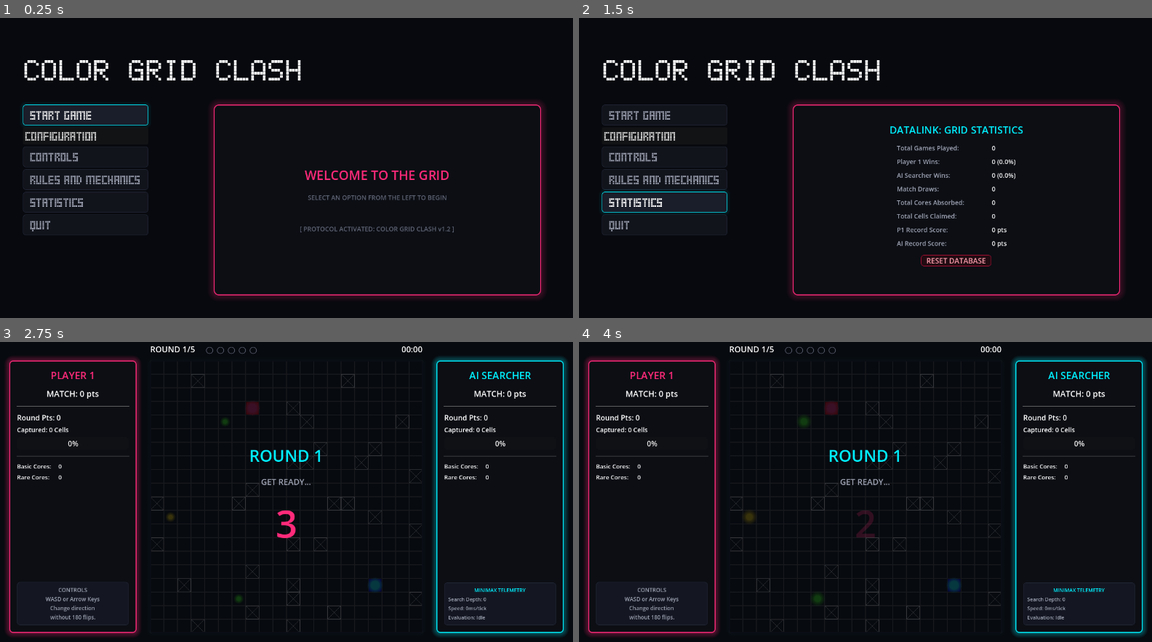
Above: before the commit, frames 1-4 (two rows, left to right).
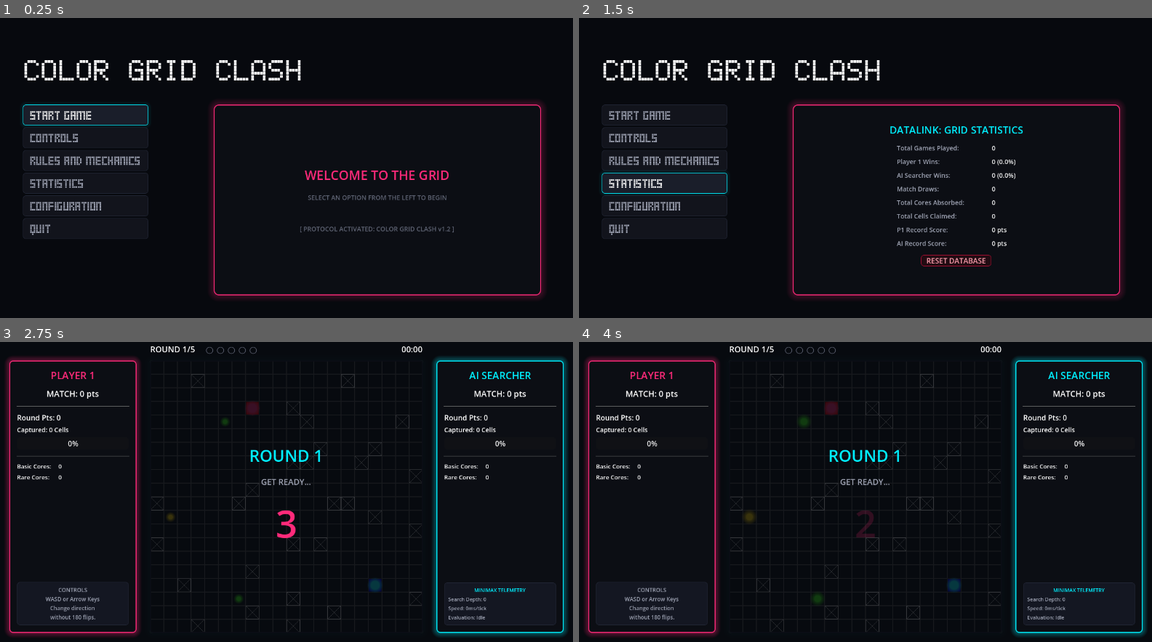
Above: after the commit, the same moments.

Repository: BanPogz/color-grid-clash
Game: Godot game, scene res://scenes/menu/main_menu.tscn
Two runs of this game, one before a commit and one after it. Both use one fixed random seed, a clock stepped at 60 frames per second and the inputs below.
Inputs:
- Up to frame 1 (0.25 s): no input
- Up to frame 2 (1.5 s): click "Configuration" (after the commit: "CONFIGURATION") at 0.5 s; click "STATISTICS" at 1.25 s
- Up to frame 3 (2.75 s): click "START GAME" at 2 s
- Up to frame 4 (4 s): tap Enter at 2.75 s; hold D (p1_moveRight) 2.78-3.53 s; hold Down (p2_moveDown) 2.78-3.53 s; tap Left (p2_moveLeft) at 3.05, 3.6 s; tap Space at 3.5 s; hold S (p1_moveDown) from 3.53 s (still down); tap Right (p2_moveRight) at 3.8 s

The runs differ from the first frame. In frame 1, 1.5% of the frame differs, in the area x 4-26%, y 37-74%; in frame 2, 1.8%, in the area x 3-26%, y 37-74%; in frame 3, less than 0.1%; in frame 4, less than 0.1%.

Commit message:
[Update] MORE FIXES THAT I CAN'T TELL
uhhh...

Diff:
--- a/project.godot
+++ b/project.godot
@@ -15,6 +15,10 @@
 config/features=PackedStringArray("4.6", "Forward Plus")
 config/icon="res://icon.svg"
 
+[autoload]
+
+ConfigManager="*res://scripts/ConfigManager.gd"
+
 [display]
 
 window/size/viewport_width=1280
@@ -28,6 +32,12 @@
 , Object(InputEventKey,"resource_local_to_scene":false,"resource_name":"","device":0,"window_id":0,"alt_pressed":false, …(185 unchanged characters)…
 , Object(InputEventKey,"resource_local_to_scene":false,"resource_name":"","device":0,"window_id":0,"alt_pressed":false, …(181 unchanged characters)…
 , Object(InputEventJoypadButton,"resource_local_to_scene":false,"resource_name":"","device":-1,"button_index":0,"pressure":0.0,"pressed":true,"script":null)
+]
+}
+ui_cancel={
+"deadzone": 0.5,
+"events": [Object(InputEventKey,"resource_local_to_scene":false,"resource_name":"","device":0,"window_id":0,"alt_pressed":false,"shift_pressed":false,"ctrl_pressed":false,"meta_pressed":false,"pressed":false,"keycode":4194305,"physical_keycode":0,"key_label":0,"unicode":0,"location":0,"echo":false,"script":null)
+, Object(InputEventJoypadButton,"resource_local_to_scene":false,"resource_name":"","device":-1,"button_index":1,"pressure":0.0,"pressed":true,"script":null)
 ]
 }
 ui_left={
--- a/scenes/gameplay/AIPlayer.gd
+++ b/scenes/gameplay/AIPlayer.gd
@@ -1,17 +1,32 @@
 # AIPlayer.gd
 extends BasePlayer
 
-var ai_module: AIModule
+var ai_module: AIModule = null
 
 func _ready() -> void:
-	# Create and add the AIModule node programmatically
-	ai_module = AIModule.new()
-	add_child(ai_module)
+	if ConfigManager.player_setup != ConfigManager.PlayerSetup.P_VS_P:
+		# Create and add the AIModule node programmatically
+		ai_module = AIModule.new()
+		add_child(ai_module)
+
+# Captures keyboard and controller inputs for Player 2 in PvP mode
+func _unhandled_input(event: InputEvent) -> void:
+	if ConfigManager.player_setup == ConfigManager.PlayerSetup.P_VS_P:
+		if event.is_action_pressed("p2_moveUp") and current_direction != Vector2i.DOWN:
+			current_direction = Vector2i.UP
+		elif event.is_action_pressed("p2_moveDown") and current_direction != Vector2i.UP:
+			current_direction = Vector2i.DOWN
+		elif event.is_action_pressed("p2_moveLeft") and current_direction != Vector2i.RIGHT:
+			current_direction = Vector2i.LEFT
+		elif event.is_action_pressed("p2_moveRight") and current_direction != Vector2i.LEFT:
+			current_direction = Vector2i.RIGHT
 
 # This gets called by the main gameplay coordinator right before a game tick.
 # It returns the decided direction Vector2i back to the gameplay script.
 func think_and_decide(game_state_data: Dictionary) -> Vector2i:
-	# Pass the current state and a safe time limit of 150 milliseconds
-	var best_move: Vector2i = ai_module.get_best_move(game_state_data, 150.0)
-	current_direction = best_move
-	return best_move
+	if ai_module != null:
+		# Pass the current state and a safe time limit of 150 milliseconds
+		var best_move: Vector2i = ai_module.get_best_move(game_state_data, 150.0, true)
+		current_direction = best_move
+		return best_move
+	return current_direction
--- a/scenes/gameplay/player_1.gd
+++ b/scenes/gameplay/player_1.gd
@@ -1,13 +1,35 @@
 # Player1.gd
 extends BasePlayer
 
-# Captures keyboard and controller inputs to change movement direction
+var ai_module: AIModule = null
+
+func _ready() -> void:
+	if ConfigManager.player_setup == ConfigManager.PlayerSetup.AI_VS_AI:
+		ai_module = AIModule.new()
+		add_child(ai_module)
+
 func _unhandled_input(event: InputEvent) -> void:
-	if event.is_action_pressed("ui_up") and current_direction != Vector2i.DOWN:
+	if ConfigManager.player_setup == ConfigManager.PlayerSetup.AI_VS_AI:
+		return # Controlled by AI, ignore human input!
+
+	var up_act = "p1_moveUp" if ConfigManager.player_setup == ConfigManager.PlayerSetup.P_VS_P else "ui_up"
+	var down_act = "p1_moveDown" if ConfigManager.player_setup == ConfigManager.PlayerSetup.P_VS_P else "ui_down"
+	var left_act = "p1_moveLeft" if ConfigManager.player_setup == ConfigManager.PlayerSetup.P_VS_P else "ui_left"
+	var right_act = "p1_moveRight" if ConfigManager.player_setup == ConfigManager.PlayerSetup.P_VS_P else "ui_right"
+
+	if event.is_action_pressed(up_act) and current_direction != Vector2i.DOWN:
 		current_direction = Vector2i.UP
-	elif event.is_action_pressed("ui_down") and current_direction != Vector2i.UP:
+	elif event.is_action_pressed(down_act) and current_direction != Vector2i.UP:
 		current_direction = Vector2i.DOWN
-	elif event.is_action_pressed("ui_left") and current_direction != Vector2i.RIGHT:
+	elif event.is_action_pressed(left_act) and current_direction != Vector2i.RIGHT:
 		current_direction = Vector2i.LEFT
-	elif event.is_action_pressed("ui_right") and current_direction != Vector2i.LEFT:
+	elif event.is_action_pressed(right_act) and current_direction != Vector2i.LEFT:
 		current_direction = Vector2i.RIGHT
+
+func think_and_decide(game_state_data: Dictionary) -> Vector2i:
+	if ai_module != null:
+		# Player 1 is RED, which is the minimizing player (is_maximizing_player = false)
+		var best_move = ai_module.get_best_move(game_state_data, 150.0, false)
+		current_direction = best_move
+		return best_move
+	return current_direction
--- /dev/null
+++ b/scenes/menu/config_panel.gd
@@ -0,0 +1,261 @@
+# config_panel.gd
+extends Control
+
+func _ready() -> void:
+	var control = self
+
+	# ScrollContainer to allow scrolling if window size is small
+	var scroll = ScrollContainer.new()
+	scroll.set_anchors_preset(Control.PRESET_FULL_RECT)
+	scroll.size_flags_horizontal = Control.SIZE_EXPAND_FILL
+	scroll.size_flags_vertical = Control.SIZE_EXPAND_FILL
+	control.add_child(scroll)
+
+	# MarginContainer for padding
+	var margin = MarginContainer.new()
+	margin.add_theme_constant_override("margin_left", 30)
+	margin.add_theme_constant_override("margin_right", 30)
+	margin.add_theme_constant_override("margin_top", 15)
+	margin.add_theme_constant_override("margin_bottom", 15)
+	margin.size_flags_horizontal = Control.SIZE_EXPAND_FILL
+	margin.size_flags_vertical = Control.SIZE_EXPAND_FILL
+	scroll.add_child(margin)
+
+	var vbox = VBoxContainer.new()
+	vbox.add_theme_constant_override("separation", 20)
+	vbox.size_flags_horizontal = Control.SIZE_EXPAND_FILL
+	vbox.size_flags_vertical = Control.SIZE_EXPAND_FILL
+	margin.add_child(vbox)
+
+	# Title
+	var title = Label.new()
+	title.text = "SYSTEM CONFIGURATION"
+	title.horizontal_alignment = HORIZONTAL_ALIGNMENT_CENTER
+	title.add_theme_color_override("font_color", Color("#00f0ff")) # Neon cyan
+	title.add_theme_font_size_override("font_size", 22)
+	vbox.add_child(title)
+
+	# GridContainer for parameters
+	var grid = GridContainer.new()
+	grid.columns = 2
+	grid.add_theme_constant_override("h_separation", 40)
+	grid.add_theme_constant_override("v_separation", 12)
+	grid.size_flags_horizontal = Control.SIZE_EXPAND_FILL
+	vbox.add_child(grid)
+
+	# 1. Player Setup (Game Mode)
+	var mode_lbl = create_label("Player Setup Mode:")
+	grid.add_child(mode_lbl)
+
+	var mode_opt = OptionButton.new()
+	mode_opt.add_item("Player vs. AI (Default)", 0)
+	mode_opt.add_item("Player vs. Player (PvP)", 1)
+	mode_opt.add_item("AI vs. AI (Watch Mode)", 2)
+	mode_opt.selected = ConfigManager.player_setup
+	mode_opt.item_selected.connect(func(idx): ConfigManager.player_setup = idx)
+	style_dropdown(mode_opt)
+	grid.add_child(mode_opt)
+
+	# 2. Rounds (1-10)
+	var rounds_lbl = create_label("Match Rounds:")
+	grid.add_child(rounds_lbl)
+
+	var rounds_opt = OptionButton.new()
+	for i in range(1, 11):
+		rounds_opt.add_item("%d Round(s)" % i, i)
+	rounds_opt.selected = ConfigManager.max_rounds - 1
+	rounds_opt.item_selected.connect(func(idx): ConfigManager.max_rounds = idx + 1)
+	style_dropdown(rounds_opt)
+	grid.add_child(rounds_opt)
+
+	# 3. Speed (Slow = 0.5, Intermediate = 0.1, Fast = 0.05)
+	var speed_lbl = create_label("Game Movement Speed:")
+	grid.add_child(speed_lbl)
+
+	var speed_opt = OptionButton.new()
+	speed_opt.add_item("Slow (0.50s ticks)", 0)
+	speed_opt.add_item("Intermediate (0.10s ticks)", 1)
+	speed_opt.add_item("Fast (0.05s ticks)", 2)
+
+	if is_equal_approx(ConfigManager.tick_speed, 0.5):
+		speed_opt.selected = 0
+	elif is_equal_approx(ConfigManager.tick_speed, 0.1):
+		speed_opt.selected = 1
+	else:
+		speed_opt.selected = 2
+
+	speed_opt.item_selected.connect(func(idx):
+		if idx == 0:
+			ConfigManager.tick_speed = 0.5
+		elif idx == 1:
+			ConfigManager.tick_speed = 0.1
+		else:
+			ConfigManager.tick_speed = 0.05
+	)
+	style_dropdown(speed_opt)
+	grid.add_child(speed_opt)
+
+	# 4. Timer Mode (Infinite, Limited)
+	var timer_lbl = create_label("Clock Mode:")
+	grid.add_child(timer_lbl)
+
+	var timer_opt = OptionButton.new()
+	timer_opt.add_item("Infinite (No Time Limit)", 0)
+	timer_opt.add_item("Limited (Countdown)", 1)
+	timer_opt.selected = ConfigManager.timer_mode
+	style_dropdown(timer_opt)
+	grid.add_child(timer_opt)
+
+	# 5. Round Duration (Used if Limited)
+	var duration_lbl = create_label("Round Time Limit:")
+	grid.add_child(duration_lbl)
+
+	var duration_opt = OptionButton.new()
+	var duration_times = [30, 45, 60, 90, 120, 180]
+	for sec in duration_times:
+		var mins = sec / 60
+		var rem = sec % 60
+		if mins > 0:
+			if rem > 0:
+				duration_opt.add_item("%d min %d sec (%d s)" % [mins, rem, sec], sec)
+			else:
+				duration_opt.add_item("%d min (%d s)" % [mins, sec], sec)
+		else:
+			duration_opt.add_item("%d seconds" % sec, sec)
+
+	var current_limit = ConfigManager.round_time_limit
+	var found_idx = duration_times.find(current_limit)
+	if found_idx != -1:
+		duration_opt.selected = found_idx
+	else:
+		duration_opt.selected = 2 # fallback to 60s
+
+	duration_opt.item_selected.connect(func(idx):
+		ConfigManager.round_time_limit = duration_times[idx]
+	)
+	style_dropdown(duration_opt)
+	grid.add_child(duration_opt)
+
+	# Connect visibility / enable state of time limit dropdown dynamically
+	timer_opt.item_selected.connect(func(idx):
+		ConfigManager.timer_mode = idx
+		duration_opt.disabled = idx == 0
+		duration_opt.modulate.a = 0.35 if idx == 0 else 1.0
+	)
+	# Trigger initially
+	duration_opt.disabled = ConfigManager.timer_mode == ConfigManager.TimerMode.INFINITE
+	duration_opt.modulate.a = 0.35 if ConfigManager.timer_mode == ConfigManager.TimerMode.INFINITE else 1.0
+
+	# 6. Wall Density
+	var wall_lbl = create_label("Obstacle Wall Density:")
+	grid.add_child(wall_lbl)
+
+	var wall_opt = OptionButton.new()
+	wall_opt.add_item("None (0.00)", 0)
+	wall_opt.add_item("Less (0.05 - 0.10)", 1)
+	wall_opt.add_item("More (0.11 - 0.20)", 2)
+
+	match ConfigManager.wall_density_type:
+		"NONE":
+			wall_opt.selected = 0
+		"LESS":
+			wall_opt.selected = 1
+		"MORE":
+			wall_opt.selected = 2
+
+	wall_opt.item_selected.connect(func(idx):
+		if idx == 0:
+			ConfigManager.wall_density_type = "NONE"
+		elif idx == 1:
+			ConfigManager.wall_density_type = "LESS"
+		else:
+			ConfigManager.wall_density_type = "MORE"
+	)
+	style_dropdown(wall_opt)
+	grid.add_child(wall_opt)
+
+	# 7. Energy Cores
+	var cores_lbl = create_label("Energy Cores count:")
+	grid.add_child(cores_lbl)
+
+	var cores_opt = OptionButton.new()
+	cores_opt.add_item("None (0 cores)", 0)
+	cores_opt.add_item("Less (2-3 cores)", 1)
+	cores_opt.add_item("More (3-6 cores)", 2)
+
+	match ConfigManager.cores_count_type:
+		"NONE":
+			cores_opt.selected = 0
+		"LESS":
+			cores_opt.selected = 1
+		"MORE":
+			cores_opt.selected = 2
+
+	cores_opt.item_selected.connect(func(idx):
+		if idx == 0:
+			ConfigManager.cores_count_type = "NONE"
+		elif idx == 1:
+			ConfigManager.cores_count_type = "LESS"
+		else:
+			ConfigManager.cores_count_type = "MORE"
+	)
+	style_dropdown(cores_opt)
+	grid.add_child(cores_opt)
+
+	# 8. Flood Fill Enabled
+	var flood_lbl = create_label("Enclosure Flood Fill:")
+	grid.add_child(flood_lbl)
+
+	var flood_opt = OptionButton.new()
+	flood_opt.add_item("Enabled (Protocol Active)", 0)
+	flood_opt.add_item("Disabled (Canceled)", 1)
+	flood_opt.selected = 0 if ConfigManager.flood_fill_enabled else 1
+	flood_opt.item_selected.connect(func(idx):
+		ConfigManager.flood_fill_enabled = idx == 0
+	)
+	style_dropdown(flood_opt)
+	grid.add_child(flood_opt)
+
+	# Setup autofocus on first OptionButton so controller navigation works immediately
+	mode_opt.grab_focus()
+
+func create_label(txt: String) -> Label:
+	var lbl = Label.new()
+	lbl.text = txt
+	lbl.add_theme_color_override("font_color", Color("#a0a5b5"))
+	lbl.add_theme_font_size_override("font_size", 14)
+	lbl.size_flags_horizontal = Control.SIZE_EXPAND_FILL
+	return lbl
+
+func style_dropdown(opt: OptionButton) -> void:
+	opt.size_flags_horizontal = Control.SIZE_EXPAND_FILL
+
+	var style_normal = StyleBoxFlat.new()
+	style_normal.bg_color = Color("#12141c")
+	style_normal.border_color = Color("#222736")
+	style_normal.set_border_width_all(1)
+	style_normal.set_corner_radius_all(6)
+	style_normal.content_margin_left = 12
+	style_normal.content_margin_right = 12
+	style_normal.content_margin_top = 6
+	style_normal.content_margin_bottom = 6
+
+	var style_hover = StyleBoxFlat.new()
+	style_hover.bg_color = Color("#1a1e2a")
+	style_hover.border_color = Color("#00f0ff") # Neon cyan
+	style_hover.set_border_width_all(1)
+	style_hover.set_corner_radius_all(6)
+	style_hover.content_margin_left = 12
+	style_hover.content_margin_right = 12
+	style_hover.content_margin_top = 6
+	style_hover.content_margin_bottom = 6
+	style_hover.shadow_color = Color(0, 0.94, 1.0, 0.1)
+	style_hover.shadow_size = 6
+
+	opt.add_theme_stylebox_override("normal", style_normal)
+	opt.add_theme_stylebox_override("hover", style_hover)
+	opt.add_theme_stylebox_override("pressed", style_hover)
+	opt.add_theme_stylebox_override("focus", style_hover) # Glow on focus!
+	opt.add_theme_color_override("font_color", Color("#d0d5e5"))
+	opt.add_theme_color_override("font_hover_color", Color.WHITE)
+	opt.add_theme_color_override("font_focus_color", Color.WHITE)
--- /dev/null
+++ b/scenes/menu/config_panel.tscn
@@ -0,0 +1,12 @@
+[gd_scene format=3 uid="uid://bfb3nrmk7y1p5"]
+
+[ext_resource type="Script" uid="uid://bx124gag6wwb7" path="res://scenes/menu/config_panel.gd" id="1_c6y1p"]
+
+[node name="ConfigPanel" type="Control" unique_id=737986987]
+layout_mode = 3
+anchors_preset = 15
+anchor_right = 1.0
+anchor_bottom = 1.0
+grow_horizontal = 2
+grow_vertical = 2
+script = ExtResource("1_c6y1p")
--- a/scenes/menu/main_menu.gd
+++ b/scenes/menu/main_menu.gd
@@ -7,17 +7,24 @@
 @onready var rules_button = $Control/Panel/VBoxContainer/RulesButton
 @onready var stats_button = $Control/Panel/VBoxContainer/StatsButton
 @onready var quit_button = $Control/Panel/VBoxContainer/QuitButton
+@onready var config_button = $Control/Panel/VBoxContainer/ConfigButton
 
 var controls_scene = preload("res://scenes/menu/controls_map.tscn")
 var rules_scene = preload("res://scenes/menu/rules_and_mechanics.tscn")
 var stats_scene = preload("res://scenes/menu/stats.tscn")
+var config_scene = preload("res://scenes/menu/config_panel.tscn")
 var quit_scene = preload("res://scenes/menu/quit.tscn")
 
 func _ready() -> void:
+	# Ensure the existing button text is in uppercase to match other buttons
+	config_button.text = "CONFIGURATION"
+	config_button.custom_minimum_size = Vector2(0, 35) # match other buttons
+
 	start_button.pressed.connect(_on_start_pressed)
 	controls_button.pressed.connect(_on_controls_pressed)
 	rules_button.pressed.connect(_on_rules_pressed)
 	stats_button.pressed.connect(_on_stats_pressed)
+	config_button.pressed.connect(_on_config_pressed)
 	quit_button.pressed.connect(_on_quit_pressed)
 
 	# Apply gorgeous neon theme styling programmatically
@@ -49,7 +56,7 @@
 	display_panel.add_theme_stylebox_override("panel", display_style)
 
 	# Style buttons
-	var buttons = [start_button, controls_button, rules_button, stats_button, quit_button]
+	var buttons = [start_button, controls_button, rules_button, stats_button, config_button, quit_button]
 	for btn in buttons:
 		# Gorgeous cybernetic buttons
 		var btn_normal = StyleBoxFlat.new()
@@ -91,6 +98,8 @@
 				rules_button.grab_focus()
 			elif active_child.name == "StatsPanel":
 				stats_button.grab_focus()
+			elif active_child.name == "ConfigPanel":
+				config_button.grab_focus()
 			elif active_child.name == "QuitPanel":
 				quit_button.grab_focus()
 			else:
@@ -115,6 +124,11 @@
 func _on_stats_pressed() -> void:
 	var inst = stats_scene.instantiate()
 	inst.name = "StatsPanel"
+	set_display_content(inst)
+
+func _on_config_pressed() -> void:
+	var inst = config_scene.instantiate()
+	inst.name = "ConfigPanel"
 	set_display_content(inst)
 
 func _on_quit_pressed() -> void:
--- a/scenes/menu/main_menu.tscn
+++ b/scenes/menu/main_menu.tscn
@@ -51,13 +51,6 @@
 text = "START GAME"
 alignment = 0
 
-[node name="ConfigButton" type="Button" parent="Control/Panel/VBoxContainer" unique_id=1216769904]
-layout_mode = 2
-theme_override_fonts/font = ExtResource("2_3rkf3")
-theme_override_font_sizes/font_size = 24
-text = "Configuration"
-alignment = 0
-
 [node name="ControlsButton" type="Button" parent="Control/Panel/VBoxContainer" unique_id=184920053]
 layout_mode = 2
 theme_override_fonts/font = ExtResource("2_3rkf3")
@@ -79,6 +72,13 @@
 text = "STATISTICS"
 alignment = 0
 
+[node name="ConfigButton" type="Button" parent="Control/Panel/VBoxContainer" unique_id=1216769904]
+layout_mode = 2
+theme_override_fonts/font = ExtResource("2_3rkf3")
+theme_override_font_sizes/font_size = 24
+text = "Configuration"
+alignment = 0
+
 [node name="QuitButton" type="Button" parent="Control/Panel/VBoxContainer" unique_id=75112816]
 layout_mode = 2
 theme_override_fonts/font = ExtResource("2_3rkf3")
--- a/scripts/AIModule.gd
+++ b/scripts/AIModule.gd
@@ -24,9 +24,9 @@
 var nodes_count_in_search: int = 0
 
 # Main AI Entry Routine (Called by the Coordinator on the AI's Tick)
-func get_best_move(current_state: Dictionary, time_limit_ms: float) -> Vector2i:
+func get_best_move(current_state: Dictionary, time_limit_ms: float, is_maximizing_player: bool = true) -> Vector2i:
 	nodes_count_in_search = 0
-	var legal_moves = get_legal_moves(current_state, true)
+	var legal_moves = get_legal_moves(current_state, is_maximizing_player)
 	if legal_moves.is_empty():
 		last_depth = 1
 		last_nodes_evaluated = 0
@@ -40,7 +40,7 @@
 		# Deep-copy the state data structure so simulation branches don't overwrite the original board
 		var state_copy = clone_state(current_state)
 
-		var result = alpha_beta_search(state_copy, depth, -INF, INF, true, start_time, time_limit_ms)
+		var result = alpha_beta_search(state_copy, depth, -INF, INF, is_maximizing_player, start_time, time_limit_ms)
 
 		# If the search completed fully without a timeout signal, commit the found path
 		if result["score"] != TIMEOUT_SIGNAL:
--- /dev/null
+++ b/scripts/ConfigManager.gd
@@ -0,0 +1,47 @@
+# ConfigManager.gd
+extends Node
+
+enum PlayerSetup {P_VS_AI, P_VS_P, AI_VS_AI}
+enum TimerMode {INFINITE, LIMITED}
+
+var player_setup: PlayerSetup = PlayerSetup.P_VS_AI
+var max_rounds: int = 5
+var tick_speed: float = 0.05 # default is Intermediate (0.1) or Fast (0.05)
+var timer_mode: TimerMode = TimerMode.INFINITE
+var round_time_limit: int = 60 # in seconds (default is 1 minute)
+var wall_density_type: String = "LESS" # NONE, LESS, MORE
+var cores_count_type: String = "LESS" # NONE, LESS, MORE
+var flood_fill_enabled: bool = true
+
+func get_wall_density() -> float:
+	match wall_density_type:
+		"NONE":
+			return 0.00
+		"LESS":
+			return randf_range(0.05, 0.10)
+		"MORE":
+			return randf_range(0.11, 0.20)
+		_:
+			return randf_range(0.05, 0.10)
+
+func get_basic_cores_count() -> int:
+	match cores_count_type:
+		"NONE":
+			return 0
+		"LESS":
+			return 2
+		"MORE":
+			return 4
+		_:
+			return 2
+
+func get_rare_cores_count() -> int:
+	match cores_count_type:
+		"NONE":
+			return 0
+		"LESS":
+			return 1
+		"MORE":
+			return 2
+		_:
+			return 1
--- a/scripts/gameplay.gd
+++ b/scripts/gameplay.gd
@@ -143,7 +143,7 @@
 	grid_layer.set_cell(red_spawn_pos, 2, Vector2i(0, 0))
 	grid_layer.set_cell(blue_spawn_pos, 3, Vector2i(0, 0))
 
-	generate_random_walls(randf_range(0.05, 0.10)) # 5-10% static walls
+	generate_random_walls(ConfigManager.get_wall_density()) # configured static walls
 
 	# Spawn energy cores
 	spawn_initial_cores()
@@ -159,12 +159,19 @@
 			restart_match()
 		)
 
+	max_rounds = ConfigManager.max_rounds
+
+	if ConfigManager.timer_mode == ConfigManager.TimerMode.INFINITE:
+		round_timer_elapsed = 0
+	else:
+		round_timer_elapsed = ConfigManager.round_time_limit
+
 	# Update HUD live at the start (deferred so HUD's _ready() finishes building labels first)
 	call_deferred("update_hud")
 
 	# Configure the Timer programmatically
 	tick_timer = Timer.new()
-	tick_timer.wait_time = 0.05 # Tick speed (lower = faster)
+	tick_timer.wait_time = ConfigManager.tick_speed # Configured tick speed
 	add_child(tick_timer)
 	tick_timer.timeout.connect(_on_tick_timer_timeout)
 
@@ -184,9 +191,19 @@
 
 func _on_round_clock_timer_timeout() -> void:
 	if current_round_active:
-		round_timer_elapsed += 1
-		if hud != null:
-			hud.update_timer(round_timer_elapsed)
+		if ConfigManager.timer_mode == ConfigManager.TimerMode.INFINITE:
+			round_timer_elapsed += 1
+			if hud != null:
+				hud.update_timer(round_timer_elapsed)
+		else:
+			# LIMITED Countdown Timer Mode
+			if round_timer_elapsed > 0:
+				round_timer_elapsed -= 1
+				if hud != null:
+					hud.update_timer(round_timer_elapsed)
+				if round_timer_elapsed == 0:
+					# TIME EXPIRED! End the round in a DRAW!
+					handle_round_over("DRAW", "TIME EXPIRED! IT'S A DRAW!")
 
 func _on_tick_timer_timeout() -> void:
 	# Ticks & timer tracking
@@ -204,16 +221,25 @@
 		"blue_trail_count": ai_player.body_segments.size() + 1
 	}
 
-	var start_think_time = Time.get_ticks_msec()
-	var blue_dir = ai_player.think_and_decide(current_state_data)
-	var end_think_time = Time.get_ticks_msec()
-	var think_time_ms = end_think_time - start_think_time
+	if ConfigManager.player_setup == ConfigManager.PlayerSetup.AI_VS_AI and player_red.has_method("think_and_decide"):
+		red_dir = player_red.think_and_decide(current_state_data)
+
+	var blue_dir = ai_player.current_direction
+	var think_time_ms = 0.0
+	if ConfigManager.player_setup != ConfigManager.PlayerSetup.P_VS_P:
+		var start_think_time = Time.get_ticks_msec()
+		blue_dir = ai_player.think_and_decide(current_state_data)
+		var end_think_time = Time.get_ticks_msec()
+		think_time_ms = end_think_time - start_think_time
 
 	# Update Minimax telemetry stats on HUD
-	if hud != null and ai_player.ai_module != null:
-		var last_depth = ai_player.ai_module.last_depth
-		var last_nodes = ai_player.ai_module.last_nodes_evaluated
-		hud.update_ai_telemetry(last_depth, think_time_ms, last_nodes)
+	if hud != null:
+		if ai_player.ai_module != null and ConfigManager.player_setup != ConfigManager.PlayerSetup.P_VS_P:
+			var last_depth = ai_player.ai_module.last_depth
+			var last_nodes = ai_player.ai_module.last_nodes_evaluated
+			hud.update_ai_telemetry(last_depth, think_time_ms, last_nodes)
+		else:
+			hud.update_ai_telemetry(0, 0.0, 0)
 
 	# 2. Compute candidate positions
 	var next_red = player_red.grid_position + red_dir
@@ -267,7 +293,8 @@
 	ai_player.position = tile_to_pixel(next_blue)
 
 	# Run enclosure flood algorithm
-	check_and_apply_enclosure_flood()
+	if ConfigManager.flood_fill_enabled:
+		check_and_apply_enclosure_flood()
 
 	# Update HUD scores & percentages continually
 	update_hud()
@@ -292,10 +319,12 @@
 	grid_layer.set_cell(old_pos, source_id, Vector2i(0, 0))
 
 func spawn_initial_cores() -> void:
-	# Standard core layout: 2 basic cores, 1 rare core
-	spawn_energy_core(false)
-	spawn_energy_core(false)
-	spawn_energy_core(true)
+	var basic_count = ConfigManager.get_basic_cores_count()
+	var rare_count = ConfigManager.get_rare_cores_count()
+	for i in range(basic_count):
+		spawn_energy_core(false)
+	for i in range(rare_count):
+		spawn_energy_core(true)
 
 func spawn_energy_core(is_rare: bool) -> void:
 	var attempts = 0
@@ -518,7 +547,12 @@
 	p2_rare_cores = 0
 	p1_captured_cells = 0
 	p2_captured_cells = 0
-	round_timer_elapsed = 0
+
+	if ConfigManager.timer_mode == ConfigManager.TimerMode.INFINITE:
+		round_timer_elapsed = 0
+	else:
+		round_timer_elapsed = ConfigManager.round_time_limit
+
 	tick_count = 0
 
 	player_red.body_segments.clear()
@@ -541,7 +575,7 @@
 	grid_layer.set_cell(blue_spawn_pos, 3, Vector2i(0, 0))
 
 	# Regenerate static walls
-	generate_random_walls(randf_range(0.05, 0.10))
+	generate_random_walls(ConfigManager.get_wall_density())
 
 	# Spawn energy cores
 	spawn_initial_cores()
Not shown, added: export_presets.cfg
Not shown, added: scenes/menu/config_panel.gd.uid
Not shown, added: scripts/ConfigManager.gd.uid
Not shown, changed: walkthrough.md
